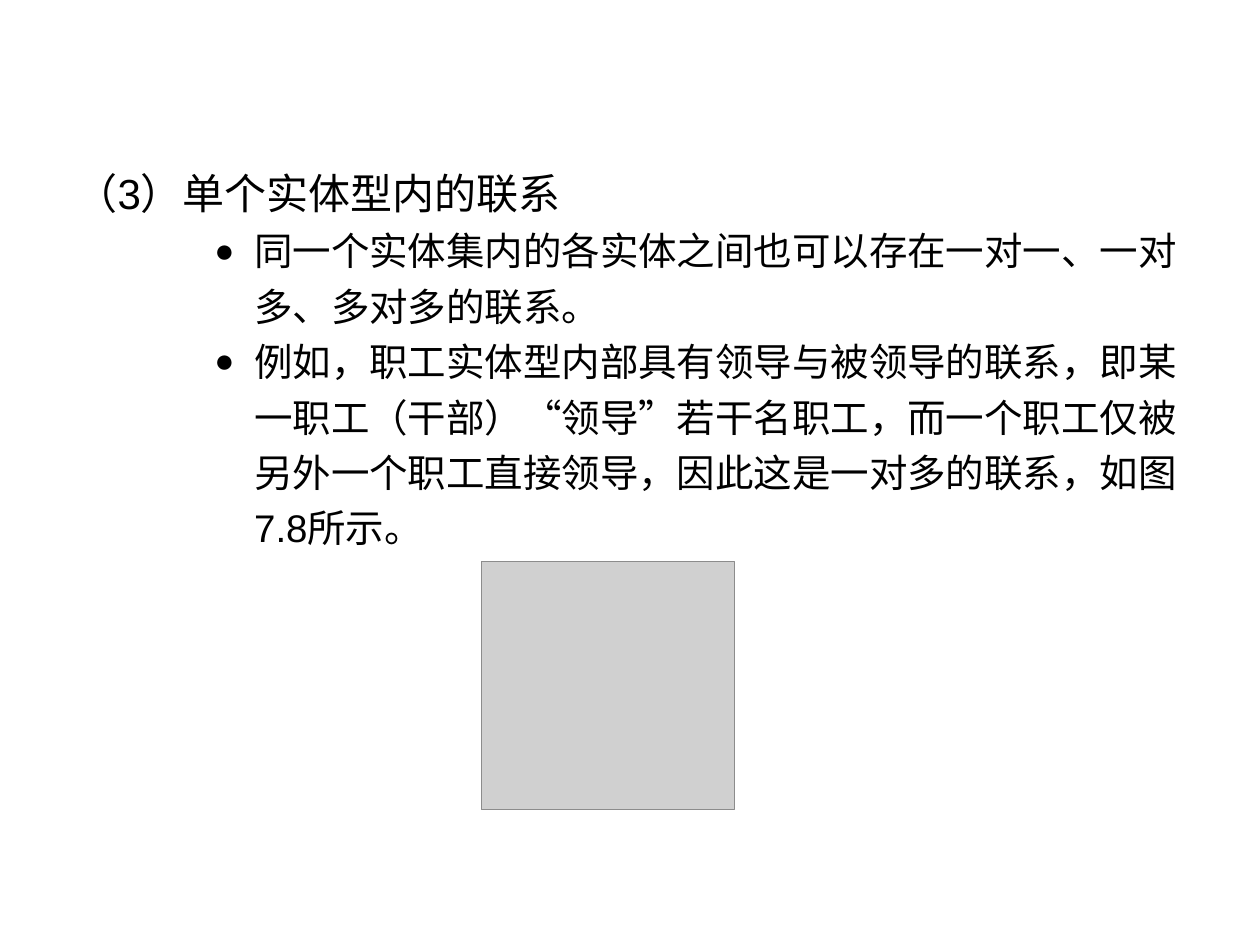
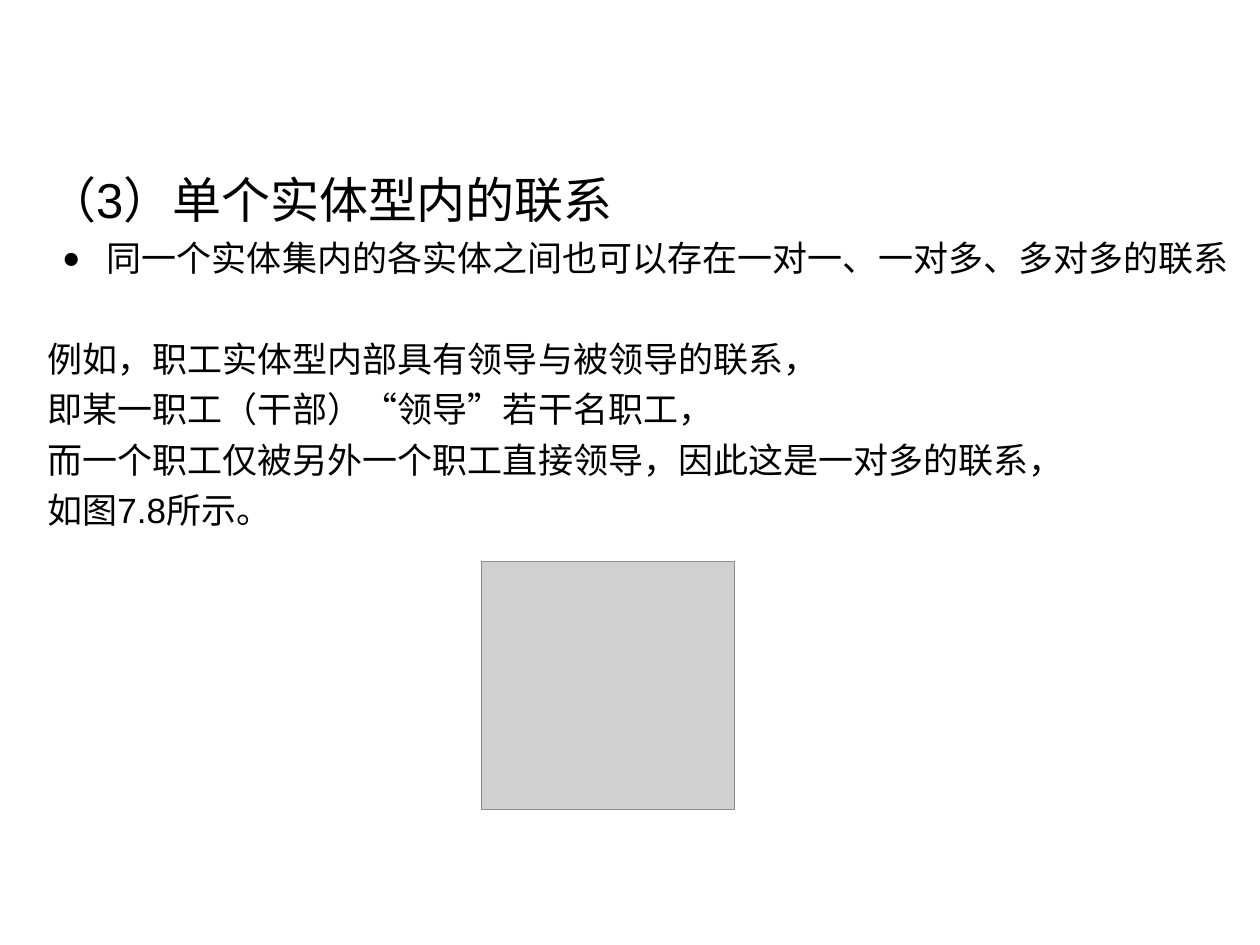
Before and after one commit to HBU/DataBase, a slide deck: slide 35 of PPT/PPT2020/DB第07章（1）.pptx. Drawn at 1260x945 pixels with LibreOffice and Linux fonts; fonts in the diff are those of the drawing; grey boxes stand for pictures; background and template pictures are left out. Boxes give left, top, right and bottom in pixels: in the first picture for what was removed or moved away, otherwise in the second. Text is boxed around its words. In the diff, an @@ line names an element or a change of style, - is before the commit and + after.

```diff
--- a/PPT/PPT2020/DB第07章（1）.pptx
+++ b/PPT/PPT2020/DB第07章（1）.pptx
@@ text "（3）单个实体型内的联系": place and size @@
-text "（3）单个实体型内的联系" at [76,173,1176,545]
+text "（3）单个实体型内的联系" at [47,176,1229,526]
@@ text at [47,176,613,223]: size 24 to 28 pt in "（3）单个实体型内的联系"; list level 2 to 1 in "（3）单个实体型内的联系" @@
@@ text at [47,241,1229,526]: text changed; size 22 to 20 pt @@
-    ● 同一个实体集内的各实体之间也可以存在一对一、一对多、多对多的联系。
-    ● 例如，职工实体型内部具有领导与被领导的联系，即某一职工（干部）“领导”若干名职工，而一个职工仅被另外一个职工直接领导，因此这是一对多的联系，如图7.8所示。
+● 同一个实体集内的各实体之间也可以存在一对一、一对多、多对多的联系
+例如，职工实体型内部具有领导与被领导的联系，
+即某一职工（干部）“领导”若干名职工，
+而一个职工仅被另外一个职工直接领导，因此这是一对多的联系，
+如图7.8所示。
```
Also in this commit, not shown: 26 other slides changed, 1 slide removed, 2 other files.
